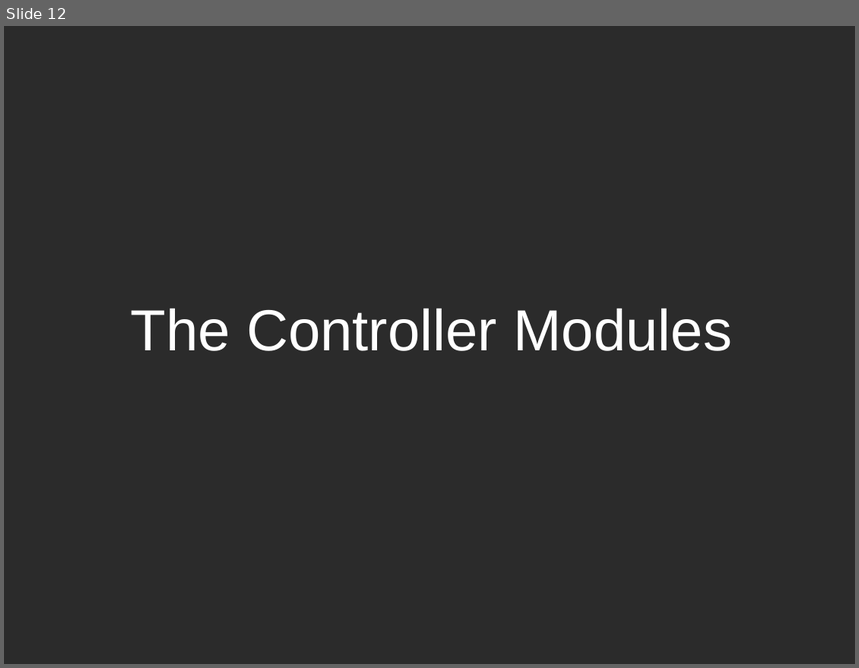
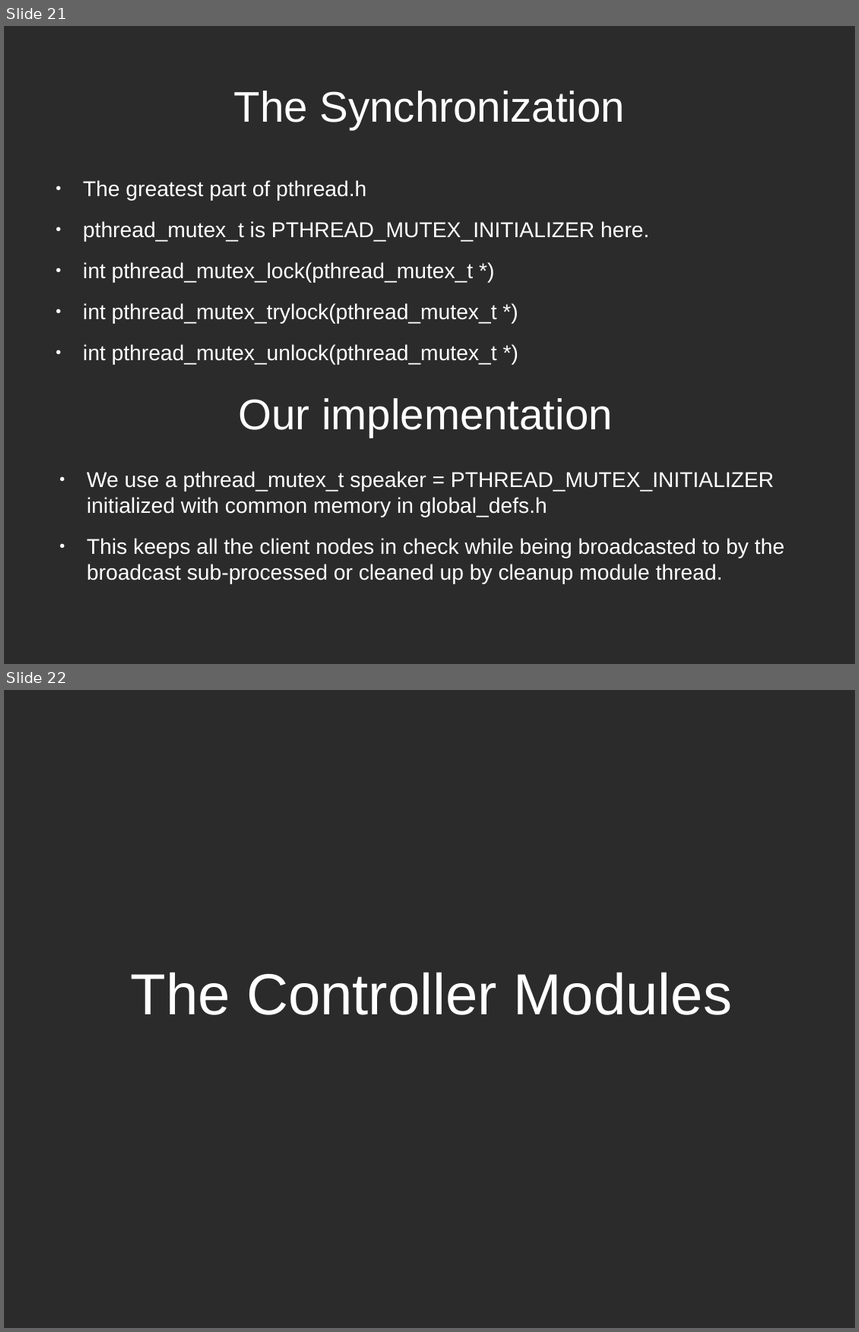
Before and after one commit to r0ck3r008/sdn-proj, a slide deck: review.odp. Shown one above the other, each under a label of ours: slide 12 before the commit, slides 21 and 22 after it. The pictures are 859x668 and 859x1332 pixels, drawn with LibreOffice and Linux fonts; fonts in the diff are those of the drawing; background and template pictures are left out; a plain dark background stands for a picture behind light text. Boxes give left, top, right and bottom in pixels: in the first picture for what was removed or moved away, otherwise in the second. Text is boxed around its words. In the diff, an @@ line names an element or a change of style, - is before the commit and + after.

```diff
--- a/review.odp
+++ b/review.odp
@@ slide 21 added at (4, 26, 855, 664), background picture (left out) @@
@@ title added at (234, 91, 625, 129), 40 pt, text #FFFFFF @@
+The Synchronization
@@ text added at (83, 180, 649, 365), 20 pt, text #FFFFFF @@
+● The greatest part of pthread.h
+● pthread_mutex_t is PTHREAD_MUTEX_INITIALIZER here.
+● int pthread_mutex_lock(pthread_mutex_t *)
+● int pthread_mutex_trylock(pthread_mutex_t *)
+● int pthread_mutex_unlock(pthread_mutex_t *)
@@ title added at (239, 398, 612, 438), 40 pt, text #FFFFFF @@
+Our implementation
@@ text added at (87, 471, 785, 584), 20 pt, text #FFFFFF @@
+● We use a pthread_mutex_t speaker = PTHREAD_MUTEX_INITIALIZER initialized with common memory in global_defs.h
+● This keeps all the client nodes in check while being broadcasted to by the broadcast sub-processed or cleaned up by cleanup module thread.
@@ what was slide 12 is now slide 22 @@
```
Also in this commit, not shown: 4 slides changed, 16 other slides added, 5 slides removed, 1 other file.
